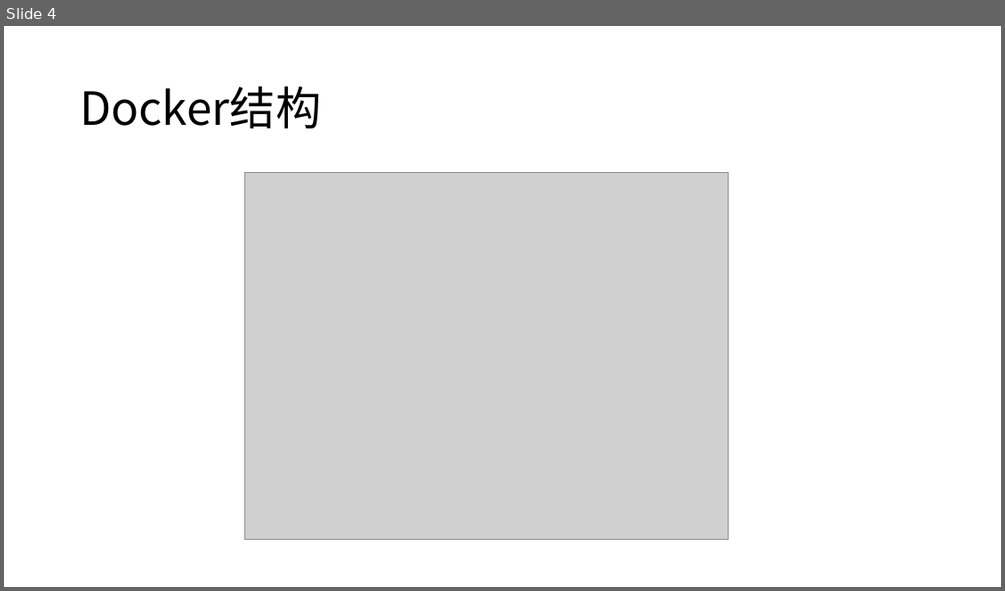
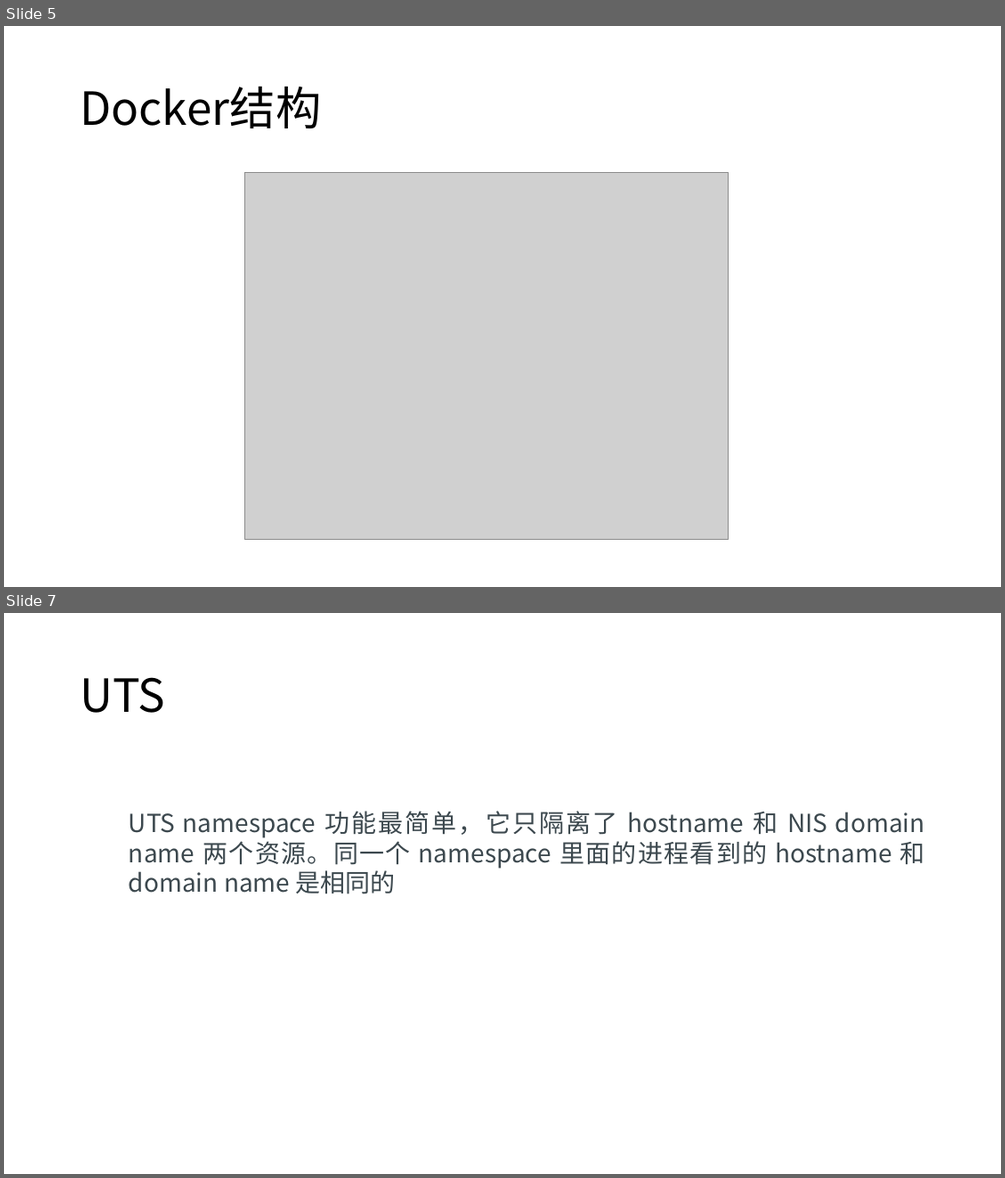
Before and after one commit to axzxs2001/Asp.NetCoreExperiment, a slide deck: Asp.NetCoreExperiment/kubernetes/kubernetes.pptx. Shown one above the other, each under a label of ours: slide 4 before the commit, slides 5 and 7 after it; the slides between them are not shown. The pictures are 1005x591 and 1005x1178 pixels, drawn with LibreOffice and Linux fonts; fonts in the diff are those of the drawing; grey boxes stand for pictures; background and template pictures are left out. Boxes give left, top, right and bottom in pixels: in the first picture for what was removed or moved away, otherwise in the second. Text is boxed around its words. In the diff, an @@ line names an element or a change of style, - is before the commit and + after.

```diff
--- a/Asp.NetCoreExperiment/kubernetes/kubernetes.pptx
+++ b/Asp.NetCoreExperiment/kubernetes/kubernetes.pptx
@@ slide 7 added at (4, 613, 1001, 1174), background #FFFFFF @@
@@ title added at (80, 677, 165, 713), 44 pt, text #000000 @@
+UTS
@@ text added at (129, 811, 925, 894), 24 pt, text #3C484E @@
+UTS namespace 功能最简单，它只隔离了 hostname 和 NIS domain name 两个资源。同一个 namespace 里面的进程看到的 hostname 和 domain name 是相同的
@@ what was slide 4 is now slide 5 @@
```
Also in this commit, not shown: 13 slides changed, 3 other slides added, 1 slide removed.
